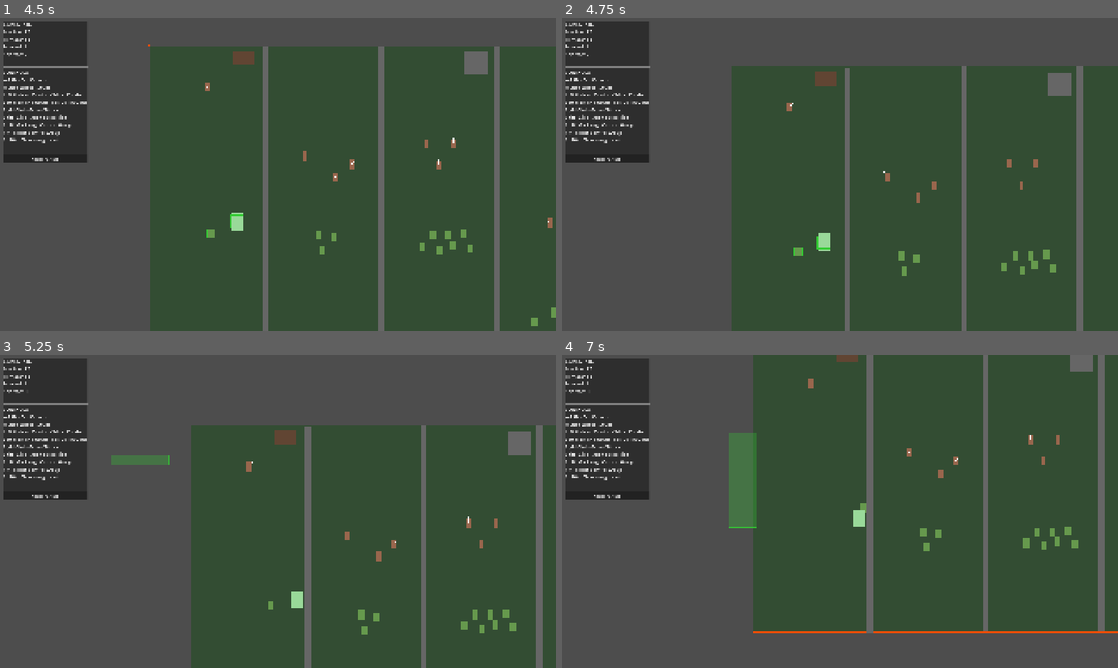
Above: before the commit, frames 1-4 (two rows, left to right).
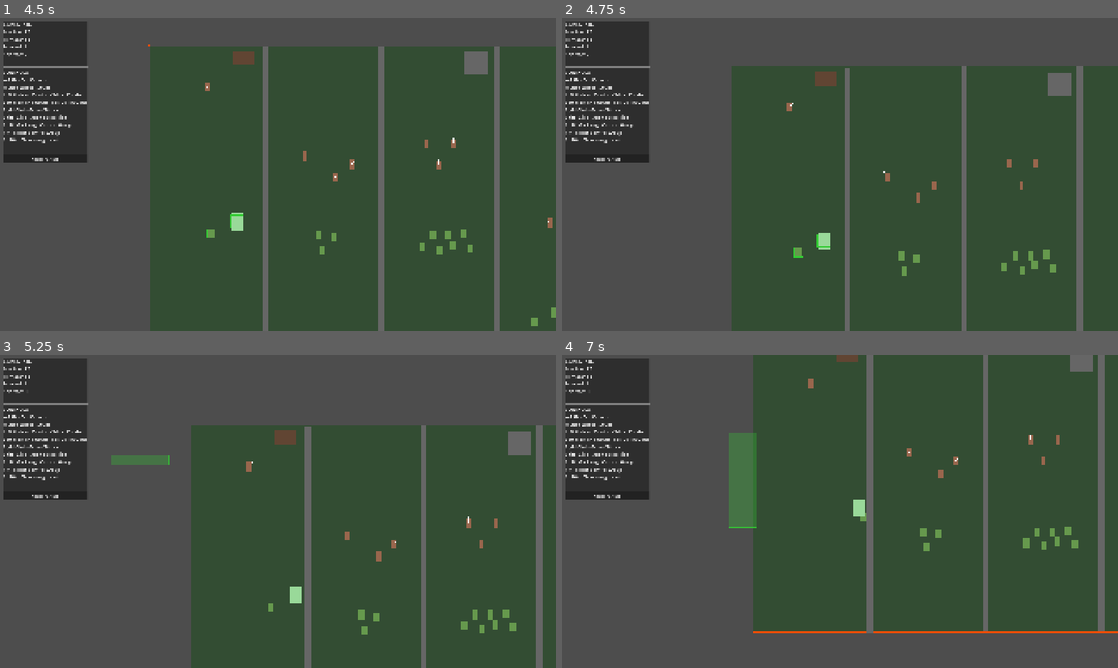
Above: after the commit, the same moments.

Repository: bengoodvach-draffin/dead-corps
Game: Godot game, scene res://scenes/sandbox_level_human_testing.tscn
The game is run twice, just before and just after one commit, with the same random seed, the same clock (stepped at 60 frames per second) and the same inputs. This scene is started directly instead of the project's main scene.
Inputs (mouse positions are in pixels of both pictures, inside the frame that each line leads up to):
- Up to frame 1 (4.5 s): tap Enter at 0.5 s; move the mouse to (400, 158) at 0.52 s; hold Right 0.53-1.25 s; hold Right mouse button (command) 0.53-1.25 s; click (400, 158) at 0.67 s; drag from (166, 190) to (144, 43) at 1.27 s; move the mouse to (333, 105) at 2.02 s; hold Right 2.03-2.75 s; hold A (camera_left) 2.03-2.75 s; right-click (333, 105) at 2.3 s; click "RESET GAME" at 2.75 s; tap Space at 3.5 s; drag from (250, 237) to (111, 127) at 3.52 s; move the mouse to (444, 221) at 4.27 s; hold Left from 4.28 s (still down); hold W (camera_up) from 4.28 s (still down)
- Up to frame 2 (4.75 s): keep holding Left; keep holding W (camera_up); right-click (1006, 221) at 4.55 s
- Up to frame 3 (5.25 s): release Left at 5 s; release W (camera_up) at 5 s; drag from (111, 464) to (283, 436) at 5.02 s
- Up to frame 4 (7 s): move the mouse to (867, 511) at 5.77 s; press the mouse at (867, 511) at 5.78 s; hold Down 5.78-6.5 s; right-click (867, 511) at 6.05 s; release the mouse at (867, 511) at 6.5 s; drag from (756, 433) to (728, 527) at 6.52 s

Frame 1 is identical in both runs. In frame 2, less than 0.1% of the frame differs, in the area x 41-49%, y 69-77%; in frame 3, 0.1%; in frame 4, 0.2%, in the area x 52-55%, y 46-55%.

Commit message:
Phase 0.3: DetHash deterministic jitter + live-RNG removal (v0.29.0)
Replaces the last gameplay-affecting live RNG with identity-seeded
deterministic jitter (spec §10). Completes Phase 0 foundations.
- scripts/det_hash.gd: new DetHash static helpers (hash01/angle/offset),
  seeded by (unit_uid, salt) — stable per build/platform.
- selection_manager.gd: group move-order jitter now DetHash.offset keyed
  off unit_uid + a per-order counter (was randf_range). Same shamble
  spread, identical every run.
- CLAUDE.md: bump to v0.29.0; document the new-class_name global-class-
  cache regeneration gotcha (--headless --import).
Remaining randf_range (game_manager conversion offset) is intentionally
left — the incubation pipeline it serves dies in demolition step 1.4.
Verified: parse gate green; RNG audit clean; puzzle_test_1 boots clean
via Godot MCP (DetHash resolves at runtime).

Diff:
--- /dev/null
+++ b/scripts/det_hash.gd
@@ -0,0 +1,38 @@
+class_name DetHash
+
+## DetHash - Deterministic per-unit jitter (spec §10)
+##
+## Static, pure helpers (no node — ARCHITECTURE_GUIDELINES rule 2). The v2 design
+## bans live RNG: organic variation must come from a unit's stable identity, not
+## chance, so identical inputs produce identical runs. Any system wanting
+## "random-looking" per-unit variation (idle shamble wander, move-order jitter)
+## seeds it through these from (unit_uid, salt).
+##
+## Determinism scope: Godot's hash() is stable for a given build/platform — which
+## is exactly what §10 promises (identical *runs on the same machine*), not
+## cross-platform replays. Do not swap in randf/randi anywhere.
+
+## Core: deterministic float in [0, 1) from arbitrary integer seed components.
+## Masks to a non-negative 31-bit value so the sign of hash() can't leak in.
+static func _hash01(seed_parts: Array) -> float:
+	return float(hash(seed_parts) & 0x7FFFFFFF) / 2147483648.0  # / 2^31 → [0, 1)
+
+
+## Deterministic value in [0, 1) for a unit + salt. Vary `salt` to get a
+## different-but-stable value from the same unit (e.g. per move order).
+static func hash01(uid: int, salt: int) -> float:
+	return _hash01([uid, salt])
+
+
+## Deterministic angle in [0, TAU) for a unit + salt.
+static func angle(uid: int, salt: int) -> float:
+	return hash01(uid, salt) * TAU
+
+
+## Deterministic point inside the disc of the given radius, uniformly
+## distributed. Angle and radius use distinct sub-seeds so they don't correlate;
+## the sqrt gives an even areal spread rather than clustering at the centre.
+static func offset(uid: int, salt: int, max_radius: float) -> Vector2:
+	var a: float = _hash01([uid, salt, 0]) * TAU
+	var r: float = sqrt(_hash01([uid, salt, 1])) * max_radius
+	return Vector2(cos(a), sin(a)) * r
--- a/scripts/selection_manager.gd
+++ b/scripts/selection_manager.gd
@@ -22,6 +22,11 @@
 
 ## Control groups - maps group number (1-9) to array of units
 var control_groups: Dictionary = {}
+
+## Incremented once per issued group move order. Used as the DetHash salt so
+## successive orders jitter differently while staying deterministic (spec §10) —
+## no live RNG. (Was randf_range; replaced in Phase 0.3.)
+var _move_order_counter: int = 0
 
 @onready var camera: Camera2D = get_tree().get_first_node_in_group("camera")
 
@@ -439,19 +444,24 @@
 	var start_x: float = target_pos.x - grid_width / 2.0
 	var start_y: float = target_pos.y - grid_height / 2.0
 
-	# Assign positions in a grid with randomization
+	# One salt per group order so successive orders vary; captured before the
+	# loop so every unit in THIS order shares it (decorrelated only by unit_uid).
+	var order_salt := _move_order_counter
+	_move_order_counter += 1
+
+	# Assign positions in a grid with deterministic jitter (spec §10 — no RNG)
 	for i in range(unit_count):
 		var row := i / units_per_row
 		var col := i % units_per_row
 
-		# Add random jitter to make zombies look like a shambling horde
-		# Not a regimented formation
-		var jitter_x := randf_range(-15.0, 15.0)
-		var jitter_y := randf_range(-15.0, 15.0)
+		# Deterministic per-unit jitter so zombies look like a shambling horde,
+		# not a regimented formation. Keyed off unit_uid + order_salt → identical
+		# every run, different per unit and per order.
+		var jitter := DetHash.offset(units[i].unit_uid, order_salt, 15.0)
 
 		var pos := Vector2(
-			start_x + col * spacing + jitter_x,
-			start_y + row * spacing + jitter_y
+			start_x + col * spacing + jitter.x,
+			start_y + row * spacing + jitter.y
 		)
 
 		# Clamp to game bounds — read from WorldBounds autoload so this
Not shown, added: scripts/det_hash.gd.uid
Not shown, changed: CLAUDE.md
